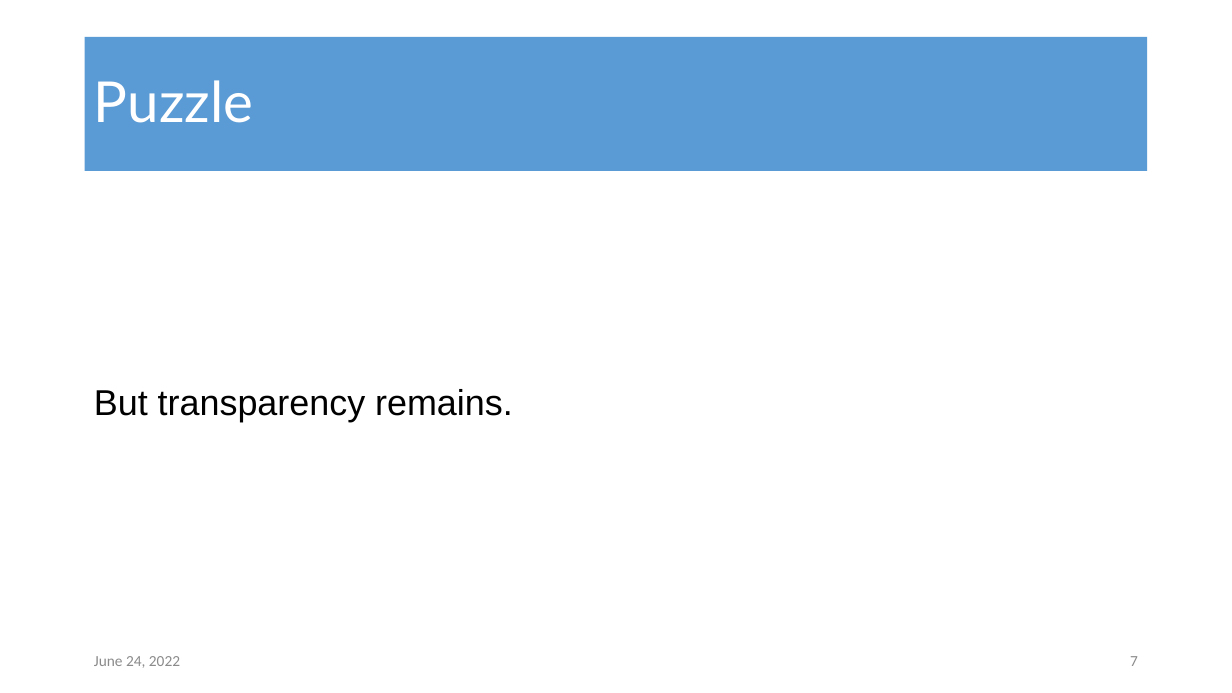
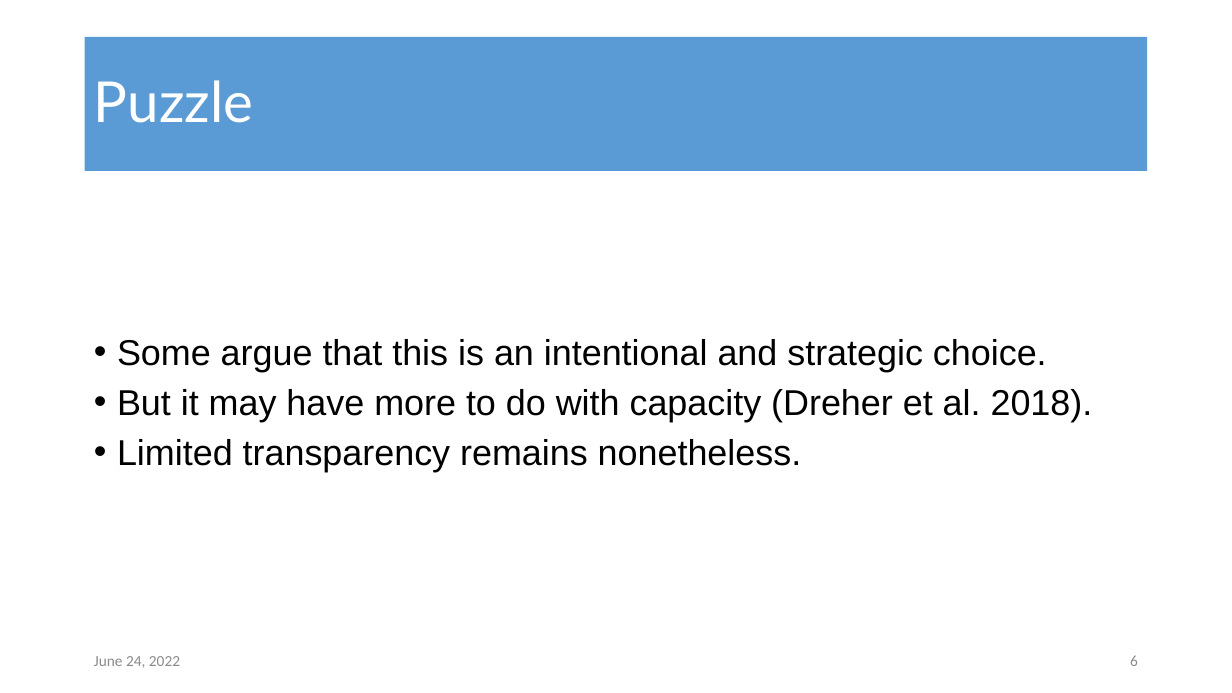
Before and after one commit to milesdwilliams15/chinese_media_and_foreign_aid, a slide deck: slide 6 of 05_Presentation/aiddata_presentation.pptx (slide 7 before the commit). Drawn at 1232x693 pixels with LibreOffice and Linux fonts; fonts in the diff are those of the drawing. Boxes give left, top, right and bottom in pixels: in the first picture for what was removed or moved away, otherwise in the second. Text is boxed around its words. In the diff, an @@ line names an element or a change of style, - is before the commit and + after.

```diff
--- a/05_Presentation/aiddata_presentation.pptx
+++ b/05_Presentation/aiddata_presentation.pptx
@@ text at <box>117,339,1093,472</box>: text changed @@
-But transparency remains.
+• Some argue that this is an intentional and strategic choice.
+• But it may have more to do with capacity (Dreher et al. 2018).
+• Limited transparency remains nonetheless.
@@ page number at <box>1130,655,1138,666</box>: text changed @@
-7
+6
```
Also in this commit, not shown: 4 other slides changed, 1 slide removed, 7 other files.
